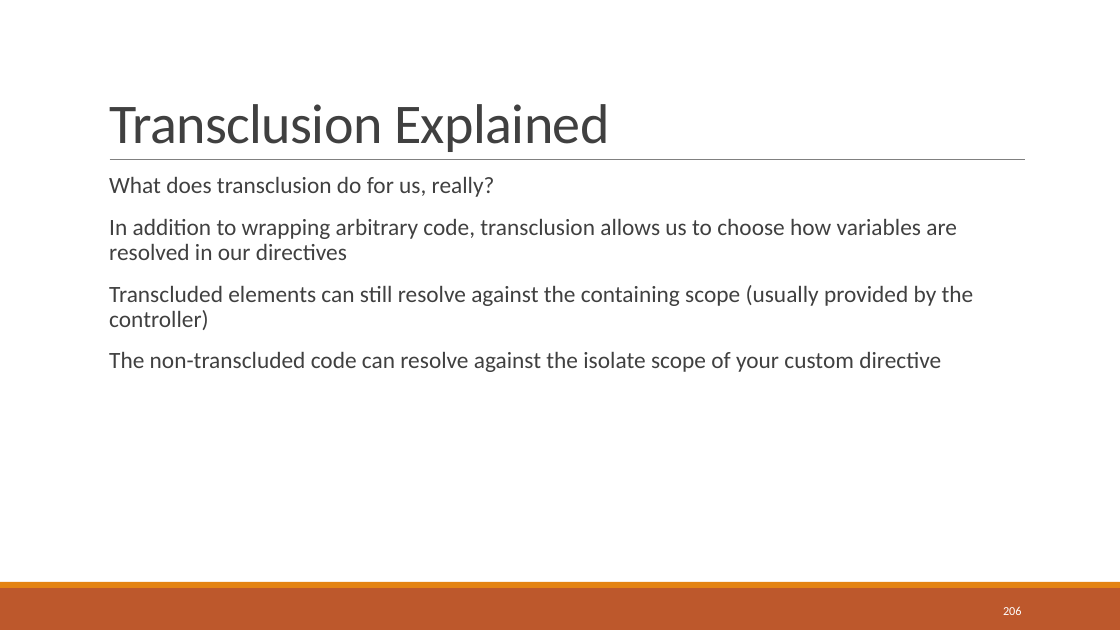
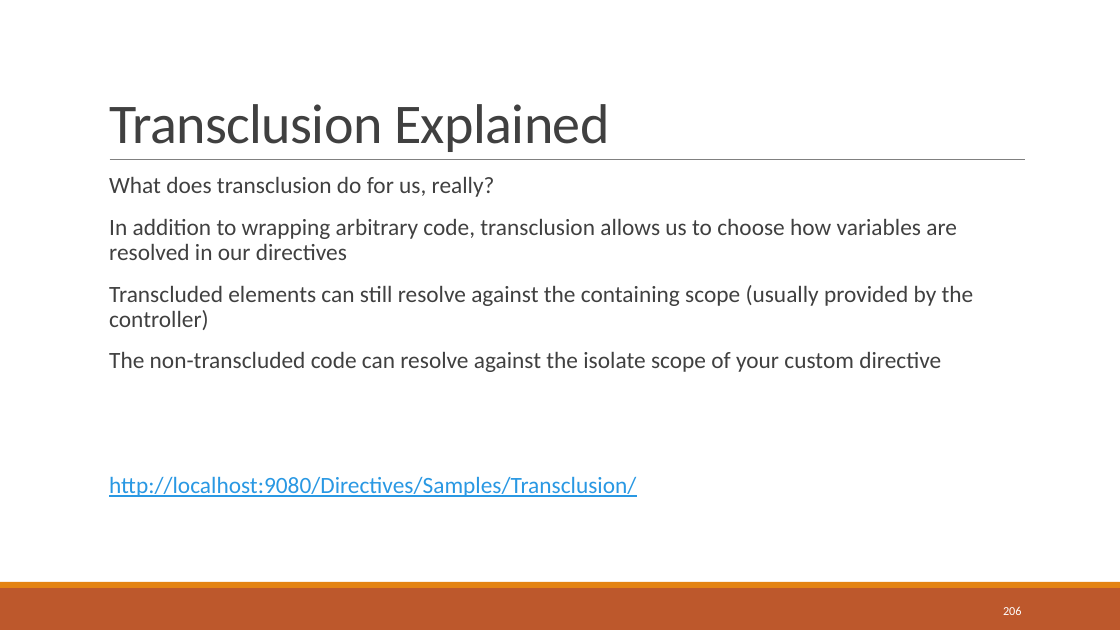
Before and after one commit to sbechtold/angularjs, a slide deck: slide 206 of materials/AngularJS.pptx. Drawn at 1120x630 pixels with LibreOffice and Linux fonts; fonts in the diff are those of the drawing. Boxes give left, top, right and bottom in pixels: in the first picture for what was removed or moved away, otherwise in the second. Text is boxed around its words. In the diff, an @@ line names an element or a change of style, - is before the commit and + after.

Commit message:
Added Exercises and Solutions for Directives

```diff
--- a/materials/AngularJS.pptx
+++ b/materials/AngularJS.pptx
@@ text at (x1=109, y1=476, x2=636, y2=497): paragraph added @@
+  http://localhost:9080/Directives/Samples/Transclusion/
```
Also in this commit, not shown: 2 other slides changed, 17 other files.
